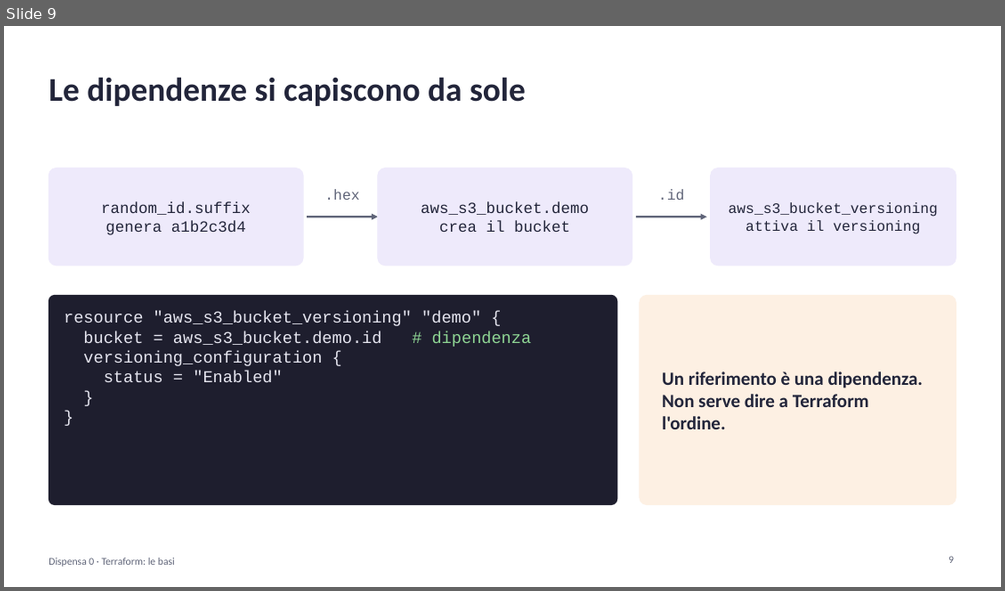
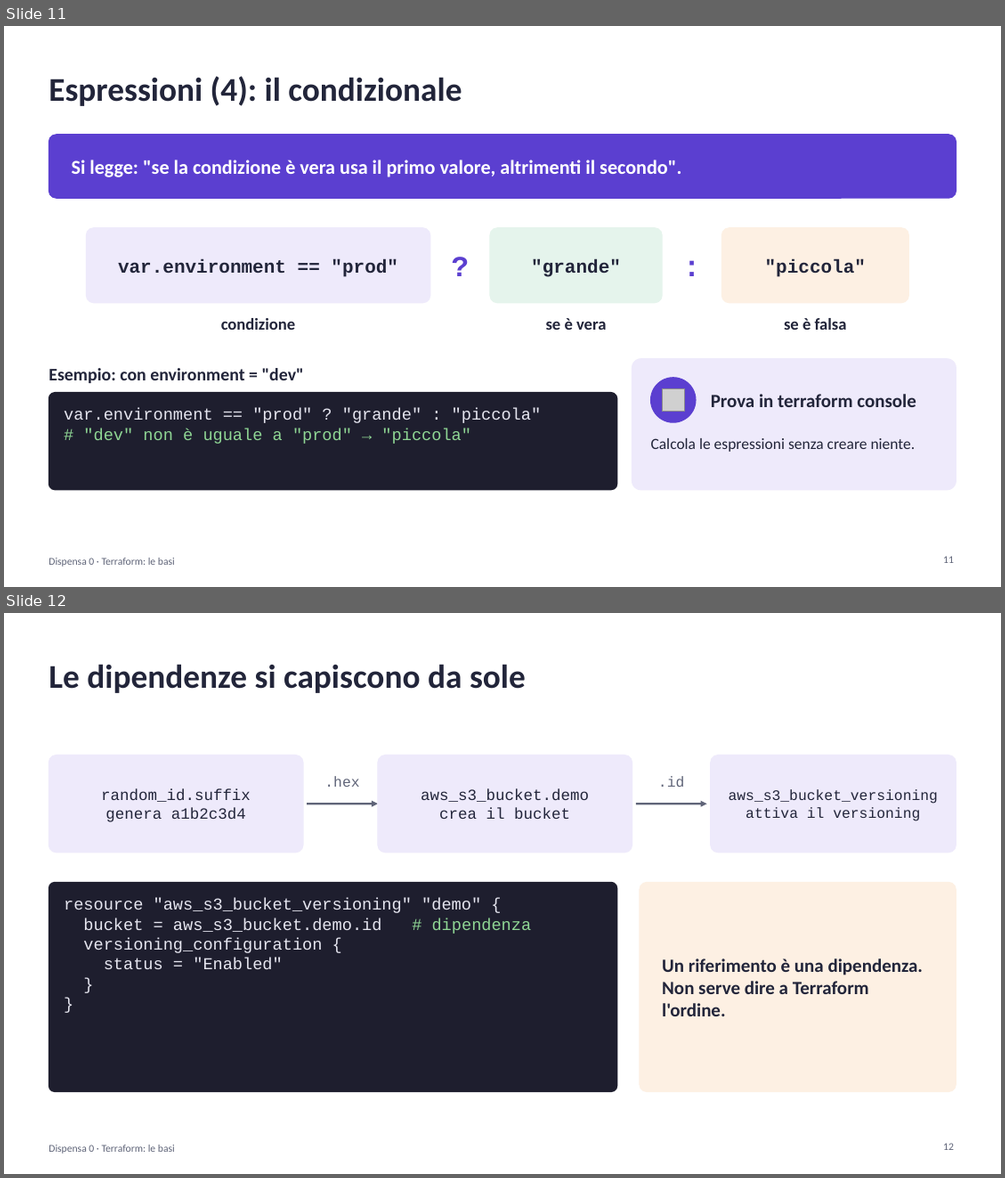
Before and after one commit to cereZ23/aws, a slide deck: slide/slide-0-terraform.pptx. Shown one above the other, each under a label of ours: slide 9 before the commit, slides 11 and 12 after it. The pictures are 1005x591 and 1005x1178 pixels, drawn with LibreOffice and Linux fonts; fonts in the diff are those of the drawing; grey boxes stand for pictures. Boxes give left, top, right and bottom in pixels: in the first picture for what was removed or moved away, otherwise in the second. Text is boxed around its words. In the diff, an @@ line names an element or a change of style, - is before the commit and + after.

Commit message:
Slide: espressioni spiegate una per una

```diff
--- a/slide/slide-0-terraform.pptx
+++ b/slide/slide-0-terraform.pptx
@@ slide 11 added at box(4, 26, 1001, 587), background #FFFFFF @@
@@ text added at box(48, 76, 461, 106), 32 pt, text #22253A, bold @@
+Espressioni (4): il condizionale
@@ rounded rectangle added at box(48, 135, 956, 198), fill #5B3FD0, outline #5B3FD0 1 pt @@
@@ text added at box(72, 160, 681, 177), 19 pt, text #FFFFFF, bold @@
+Si legge: "se la condizione è vera usa il primo valore, altrimenti il secondo".
@@ rounded rectangle added at box(86, 228, 430, 303), fill #EEEAFB, outline #EEEAFB 1 pt @@
@@ text added at box(442, 228, 479, 303), 28 pt, text #5B3FD0, bold @@
+?
@@ rounded rectangle added at box(490, 228, 662, 303), fill #E5F4EC, outline #E5F4EC 1 pt @@
@@ text added at box(673, 228, 711, 303), 28 pt, text #5B3FD0, bold @@
+:
@@ rounded rectangle added at box(722, 228, 909, 303), fill #FDF0E3, outline #FDF0E3 1 pt @@
@@ text added at box(118, 259, 398, 277), 18 pt, text #22253A, bold @@
+var.environment == "prod"
@@ text added at box(531, 259, 621, 277), 18 pt, text #22253A, bold @@
+"grande"
@@ text added at box(765, 259, 866, 277), 18 pt, text #22253A, bold @@
+"piccola"
@@ text added at box(221, 318, 295, 329), 16 pt, text #22253A, bold @@
+condizione
@@ text added at box(546, 318, 606, 329), 16 pt, text #22253A, bold @@
+se è vera
@@ text added at box(784, 318, 847, 329), 16 pt, text #22253A, bold @@
+se è falsa
@@ text added at box(48, 368, 304, 383), 17 pt, text #22253A, bold @@
+Esempio: con environment = "dev"
@@ rounded rectangle added at box(632, 359, 956, 490), fill #EEEAFB, outline #EEEAFB 1 pt @@
@@ rounded rectangle added at box(48, 393, 617, 490), fill #1E1E2E, outline #1E1E2E 1 pt @@
@@ ellipse added at box(651, 378, 696, 422), fill #5B3FD0, outline #5B3FD0 1 pt @@
@@ picture added at box(662, 389, 685, 411) @@
@@ text added at box(711, 394, 916, 407), 18 pt, text #22253A, bold @@
+Prova in terraform console
@@ text added at box(64, 408, 542, 443), 16 pt, text #E6E6F0 @@
+var.environment == "prod" ? "grande" : "piccola"
+# "dev" non è uguale a "prod" → "piccola"
@@ text added at box(651, 438, 915, 451), 15 pt, text #22253A @@
+Calcola le espressioni senza creare niente.
@@ text added at box(48, 557, 175, 566), 10 pt, text #5F6478 @@
+Dispensa 0 · Terraform: le basi
@@ page number added at box(943, 556, 954, 563), 10 pt, text #5F6478 @@
+11
@@ what was slide 9 is now slide 12 @@
@@ page number at box(943, 1143, 954, 1150): text changed @@
-9
+12
```
Also in this commit, not shown: 1 slide changed, 3 other slides added, 1 slide removed, 1 other file.
